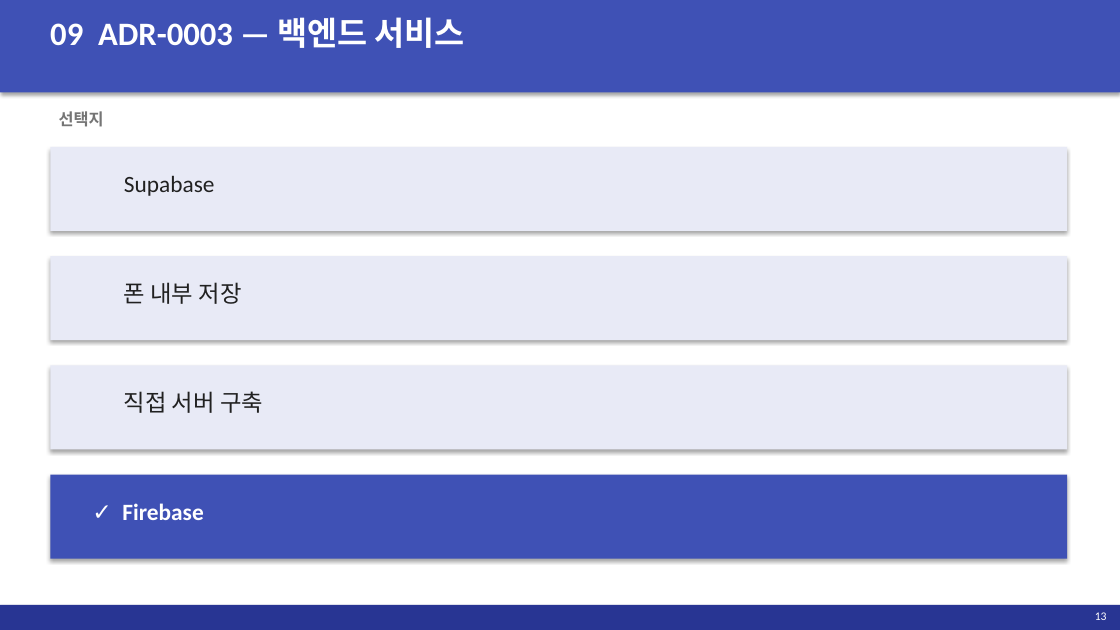
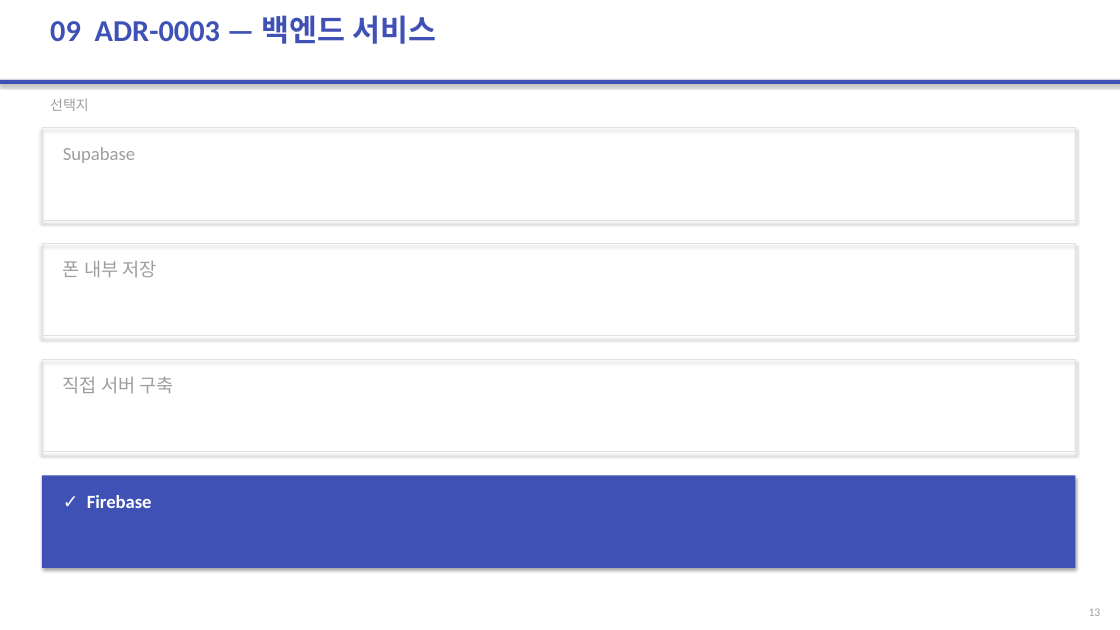
Before and after one commit to 2022136020/project_c, a slide deck: slide 13 of portfolio-tracker/presentation/portfolio-tracker.pptx. Drawn at 1120x630 pixels with LibreOffice and Linux fonts; fonts in the diff are those of the drawing. Boxes give left, top, right and bottom in pixels: in the first picture for what was removed or moved away, otherwise in the second. Text is boxed around its words. In the diff, an @@ line names an element or a change of style, - is before the commit and + after.

```diff
--- a/portfolio-tracker/presentation/portfolio-tracker.pptx
+++ b/portfolio-tracker/presentation/portfolio-tracker.pptx
@@ text "09 ADR-0003 — 백엔드 서비스" at (50,15,436,44): size 28 to 26 pt, text colour #FFFFFF to #3F51B5 @@
@@ rectangle: place and size @@
-rectangle at (0,0,1120,92)
+rectangle at (0,80,1120,84)
@@ text "선택지": place and size @@
-text "선택지" at (59,111,104,127)
+text "선택지" at (50,98,89,111)
@@ text "선택지" at (50,98,89,111): size 14 to 12 pt, text colour #757575 to #9E9E9E, bold off @@
@@ fill #E8EAF6 to none; outline none to #E0E0E0 0.8 pt in 3 elements at (42,360,1075,452), (42,244,1075,336), (42,128,1075,220) @@
@@ rectangle: place and size @@
-rectangle at (50,147,1067,231)
+rectangle at (42,128,1075,220)
@@ size 20 to 16 pt, text colour #212121 to #9E9E9E in 3 elements at (63,376,174,394), (63,260,157,278), (63,147,135,163) @@
@@ text "Supabase": place and size @@
-text "Supabase" at (124,175,215,196)
+text "Supabase" at (63,147,135,163)
@@ rectangle: place and size @@
-rectangle at (50,256,1067,340)
+rectangle at (42,244,1075,336)
@@ text "폰 내부 저장": place and size @@
-text "폰 내부 저장" at (124,282,242,304)
+text "폰 내부 저장" at (63,260,157,278)
@@ rectangle: place and size @@
-rectangle at (50,365,1067,450)
+rectangle at (42,360,1075,452)
@@ text "직접 서버 구축": place and size @@
-text "직접 서버 구축" at (124,391,263,413)
+text "직접 서버 구축" at (63,376,174,394)
@@ rectangle: place and size @@
-rectangle at (50,475,1067,559)
+rectangle at (42,476,1075,568)
@@ text "✓ Firebase": place and size @@
-text "✓ Firebase" at (122,503,203,520)
+text "✓ Firebase" at (87,495,152,508)
@@ text "✓ Firebase" at (87,495,152,508): size 20 to 16 pt @@
@@ rectangle removed at (0,605,1120,630) @@
@@ text "13" at (1089,608,1101,616): text colour #FFFFFF to #9E9E9E @@
```
Also in this commit, not shown: 13 other slides changed.
